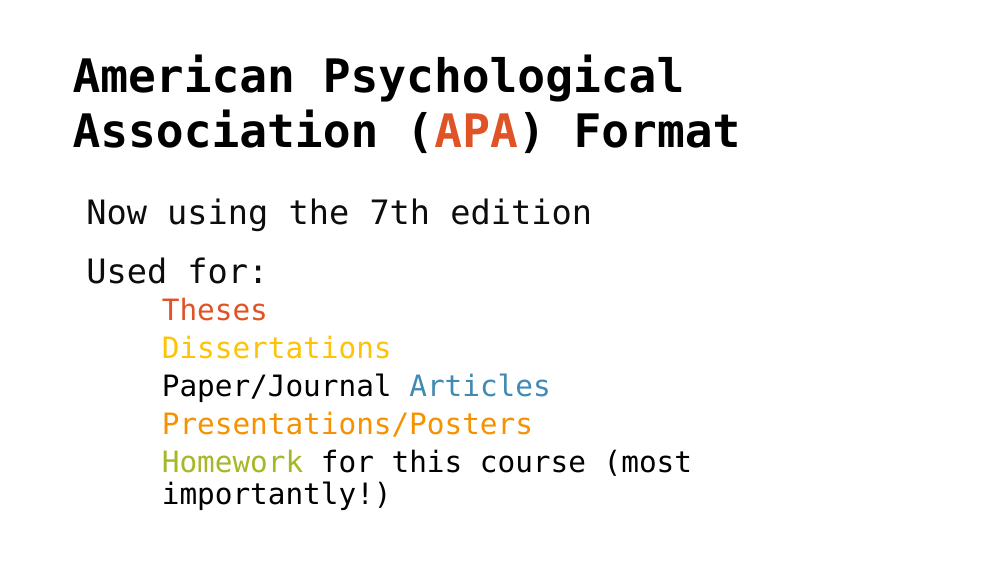
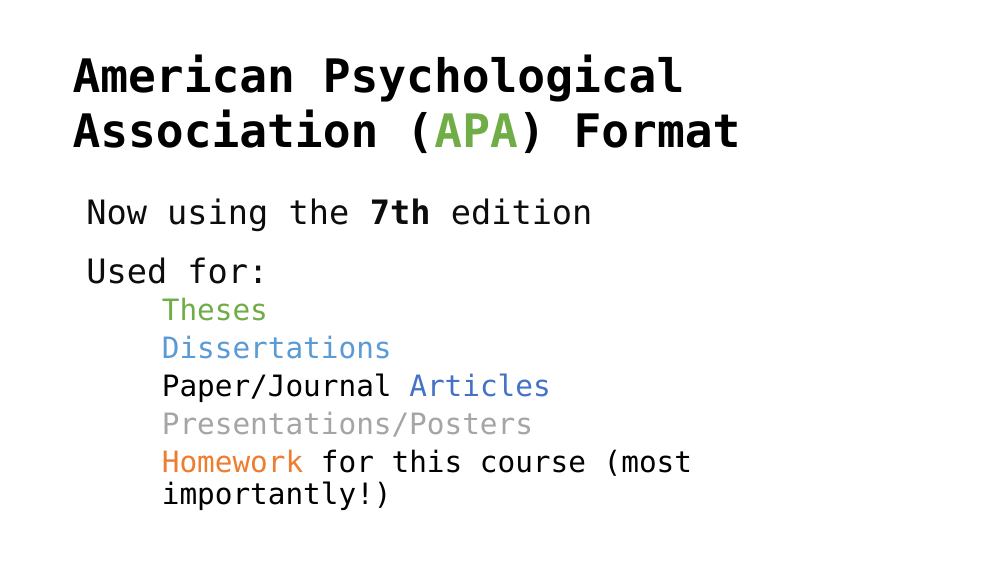
Before and after one commit to CEHS-research/PSY-6600_public, a slide deck: slide 2 of slides/ch0_apa_6th.pptx. Drawn at 1008x567 pixels with LibreOffice and Linux fonts; fonts in the diff are those of the drawing. Boxes give left, top, right and bottom in pixels: in the first picture for what was removed or moved away, otherwise in the second. Text is boxed around its words. In the diff, an @@ line names an element or a change of style, - is before the commit and + after.

Commit message:
update APA to 7th edition

```diff
--- a/slides/ch0_apa_6th.pptx
+++ b/slides/ch0_apa_6th.pptx
@@ text "American Psychological Association (APA) Format" at (73,54,741,153): text colour #DF5327 to #70AD47 in "(APA)" @@
@@ text at (86,198,692,510): bold on in "7th"; text colour #DF5327 to #70AD47 in "Theses"; text colour #FEC306 to #5B9BD5 in "Dissertations"; text colour #418AB3 to #4472C4 in "Articles"; text colour #F69200 to #A5A5A5 in "Presentations/Posters"; text colour #A6B727 to #ED7D31 in "Homework" @@
```
Also in this commit, not shown: 6 other slides changed, 4 slides removed, 2 other files.
